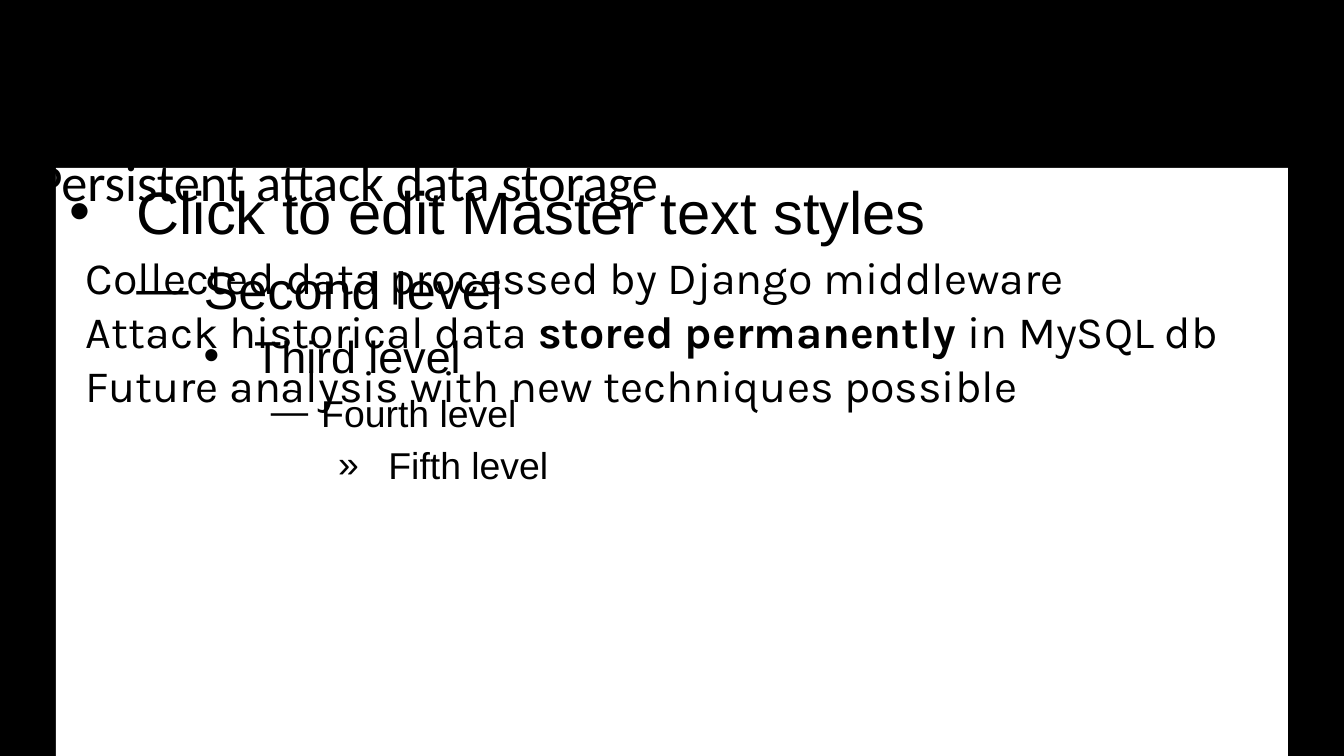
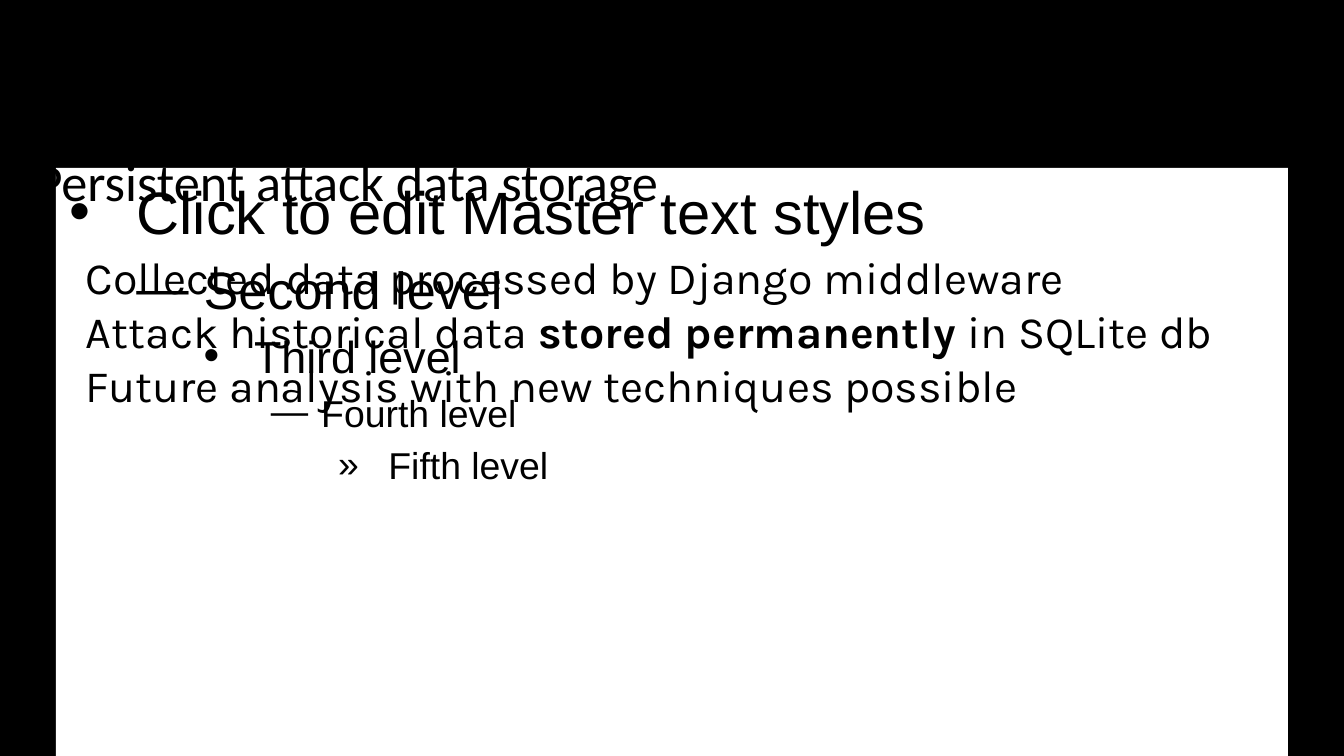
Before and after one commit to decrypto-org/rupture, a slide deck: slide 39 of etc/Black Hat Asia 2016/asia-16-Practical-New-Developments-In-The-BREACH-Attack.pptx (slide 32 before the commit). Drawn at 1344x756 pixels with LibreOffice and Linux fonts; fonts in the diff are those of the drawing; background and template pictures are left out. Boxes give left, top, right and bottom in pixels: in the first picture for what was removed or moved away, otherwise in the second. Text is boxed around its words. In the diff, an @@ line names an element or a change of style, - is before the commit and + after.

```diff
--- a/etc/Black Hat Asia 2016/asia-16-Practical-New-Developments-In-The-BREACH-Attack.pptx
+++ b/etc/Black Hat Asia 2016/asia-16-Practical-New-Developments-In-The-BREACH-Attack.pptx
@@ text at (86, 308, 1212, 360): text changed @@
-• Attack historical data stored permanently in MySQL db
+• Attack historical data stored permanently in SQLite db
```
Also in this commit, not shown: 8 other slides changed, 11 slides added, 1 slide removed, 1 other file.
